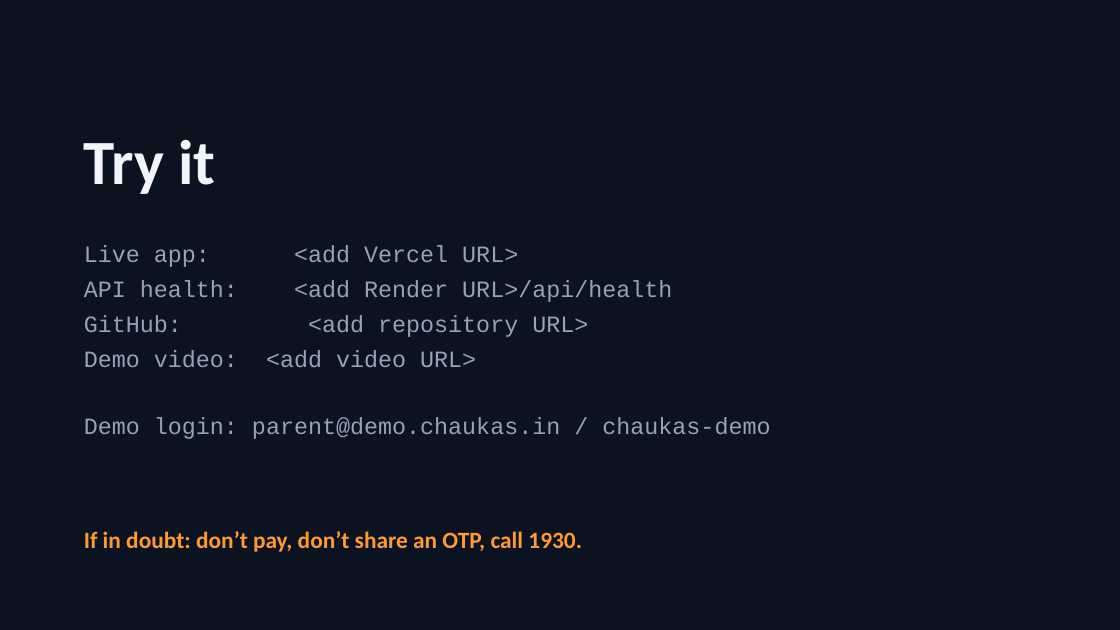
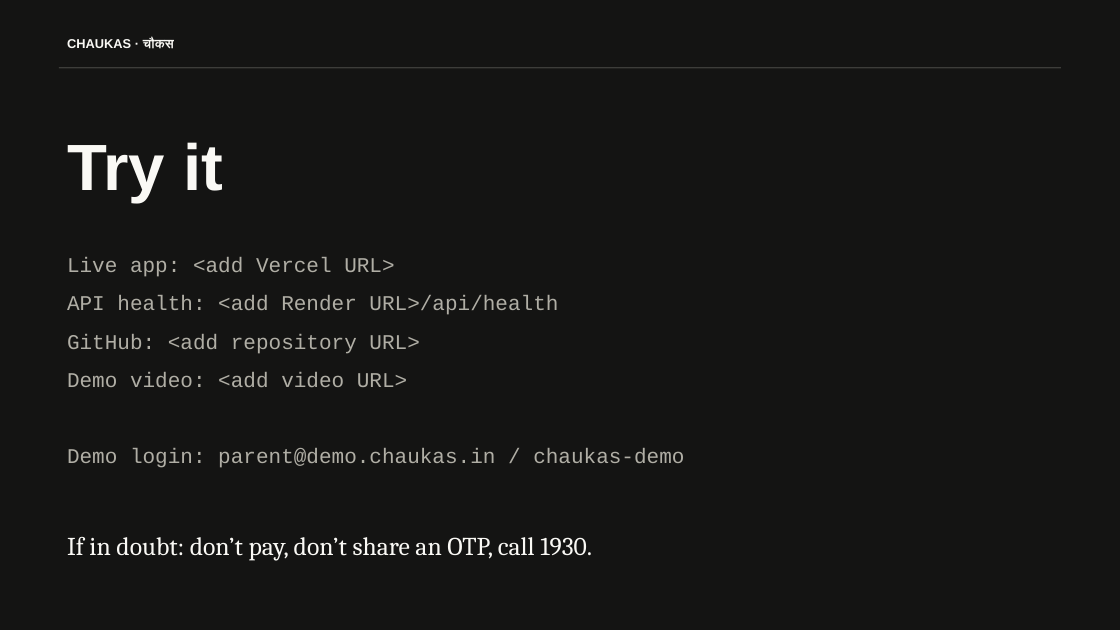
Before and after one commit to Kavaykhurana/chaukas, a slide deck: slide 9 of docs/Chaukas_Prototype_Deck.pptx. Drawn at 1120x630 pixels with LibreOffice and Linux fonts; fonts in the diff are those of the drawing. Boxes give left, top, right and bottom in pixels: in the first picture for what was removed or moved away, otherwise in the second. Text is boxed around its words. In the diff, an @@ line names an element or a change of style, - is before the commit and + after.

```diff
--- a/docs/Chaukas_Prototype_Deck.pptx
+++ b/docs/Chaukas_Prototype_Deck.pptx
@@ rectangle at [0,0,1120,630]: fill #0B1220 to #141413; shadow off @@
@@ text added at [67,38,174,48], 11 pt, text #FAF9F5, bold @@
+CHAUKAS · चौकस
@@ rectangle added at [59,67,1061,68], fill #3D3D3A @@
@@ text "Try it": place and size @@
-text "Try it" at [84,140,215,194]
+text "Try it" at [67,142,223,202]
@@ text "Try it" at [67,142,223,202]: size 54 to 56 pt, font Calibri to Arial, text colour #F1F5F9 to #FAF9F5; line spacing 1 to 1.15; more space between paragraphs @@
@@ text "Live app: <add Vercel URL>": place and size @@
-text "Live app: <add Vercel URL>" at [84,245,770,439]
+text "Live app: <add Vercel URL>" at [67,257,684,468]
@@ text "Live app: <add Vercel URL>" at [67,257,684,468]: size 20 to 18 pt, text colour #94A3B8 to #B0AEA5; line spacing 1 to 1.15; more space between paragraphs @@
@@ text "If in doubt: don’t pay, ...": place and size @@
-text "If in doubt: don’t pay, ..." at [84,531,582,552]
+text "If in doubt: don’t pay, ..." at [67,537,592,560]
@@ text "If in doubt: don’t pay, ..." at [67,537,592,560]: size 20 to 22 pt, font Calibri to Cambria, text colour #FF9933 to #FAF9F5, bold off; line spacing 1 to 1.15; more space between paragraphs @@
```
Also in this commit, not shown: 8 other slides changed, 1 other file.
